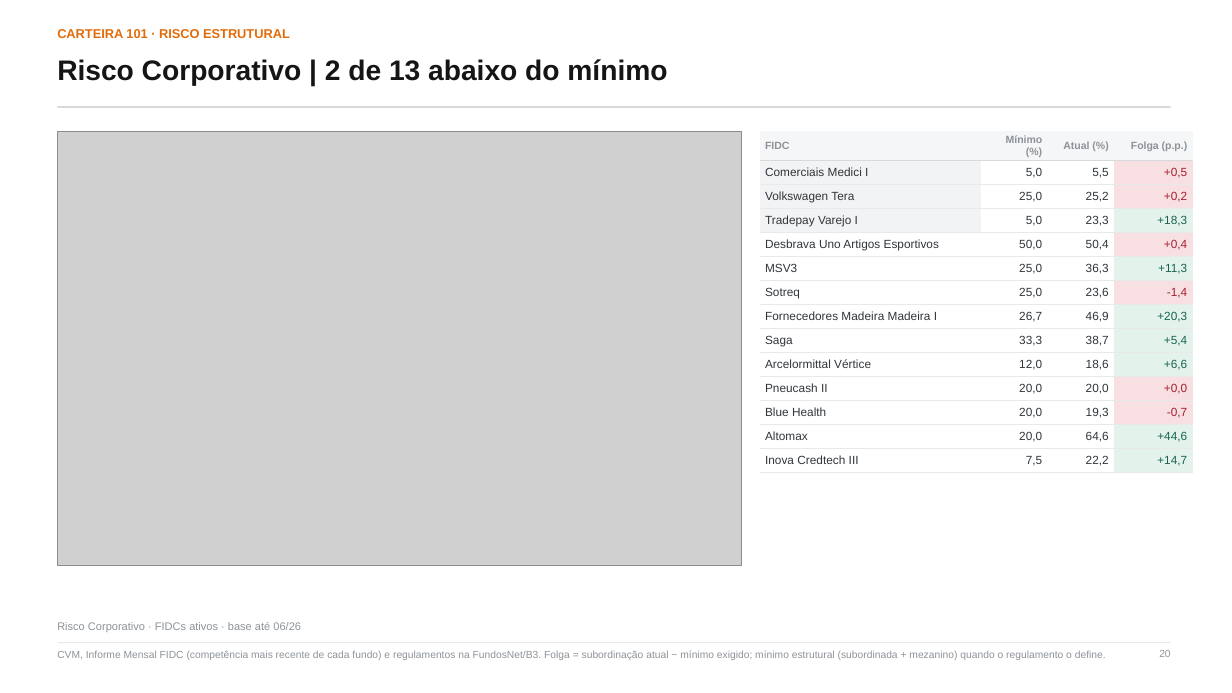
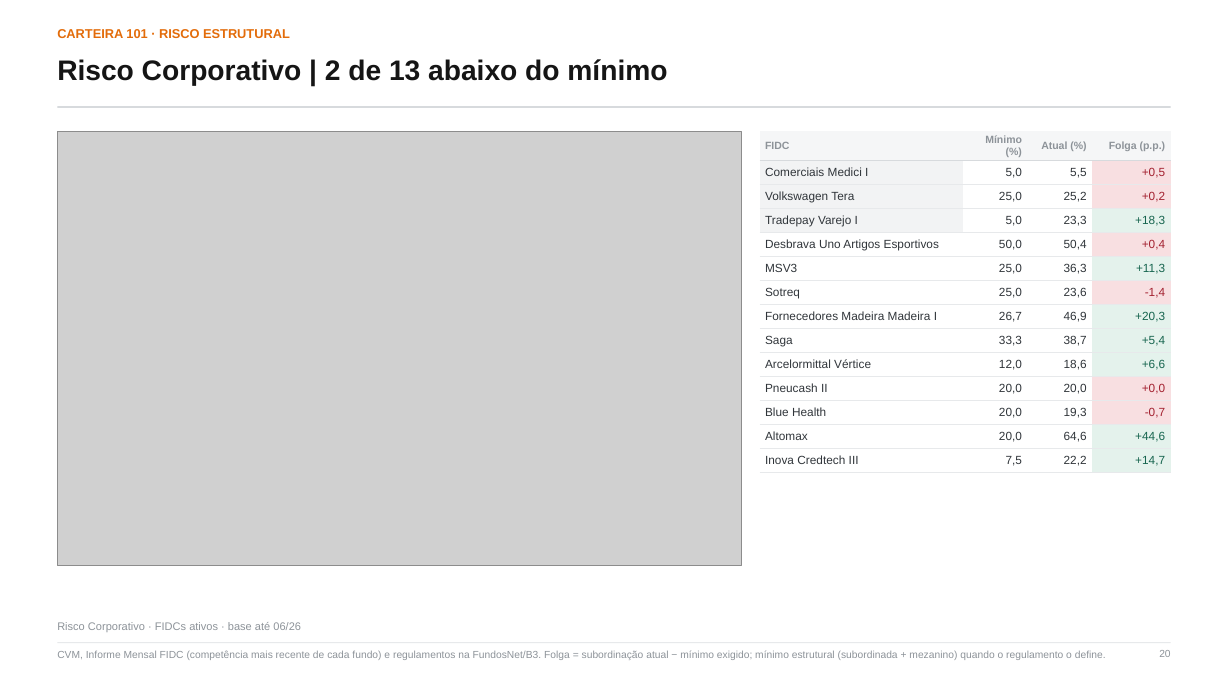
Before and after one commit to abalroar/fidc, a slide deck: slide 20 of outputs/deck_unificado/Panorama_FIDCs_com_Ranking_ANBIMA.pptx. Drawn at 1232x693 pixels with LibreOffice and Linux fonts; fonts in the diff are those of the drawing; grey boxes stand for pictures. Boxes give left, top, right and bottom in pixels: in the first picture for what was removed or moved away, otherwise in the second. Text is boxed around its words. In the diff, an @@ line names an element or a change of style, - is before the commit and + after.

```diff
--- a/outputs/deck_unificado/Panorama_FIDCs_com_Ranking_ANBIMA.pptx
+++ b/outputs/deck_unificado/Panorama_FIDCs_com_Ranking_ANBIMA.pptx
@@ table: place and size @@
-table at [760,131,1193,470]
+table at [760,131,1171,470]
```
Also in this commit, not shown: 10 other slides changed, 3 other files.
